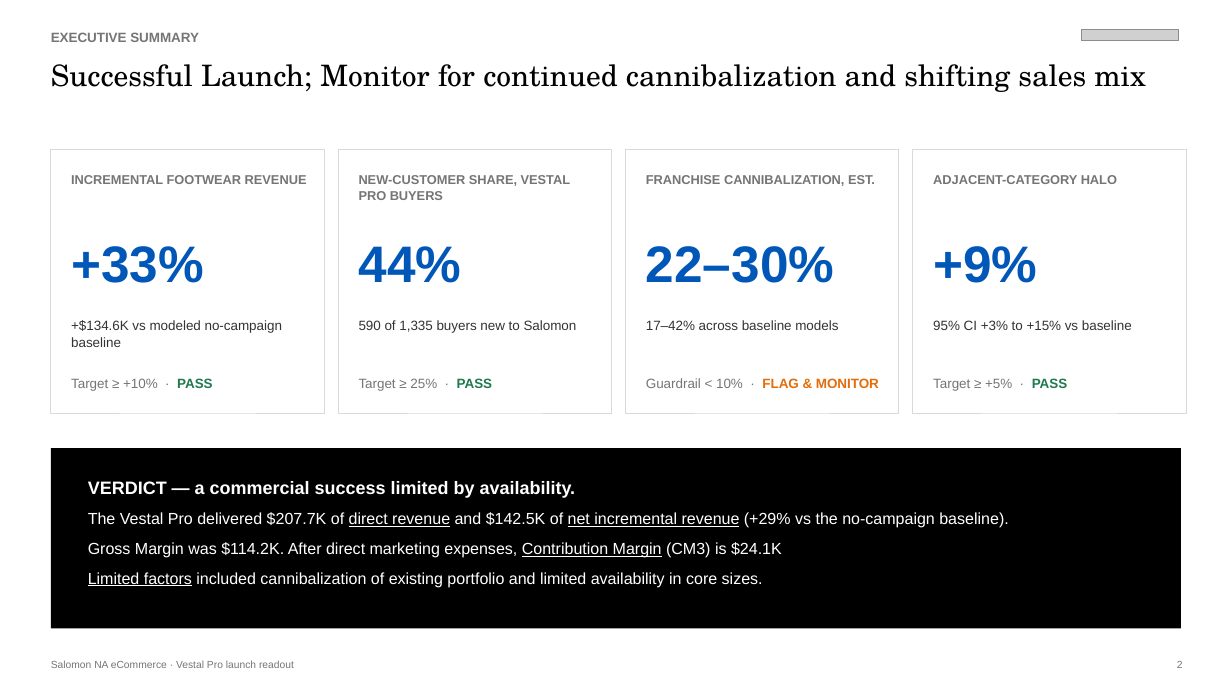
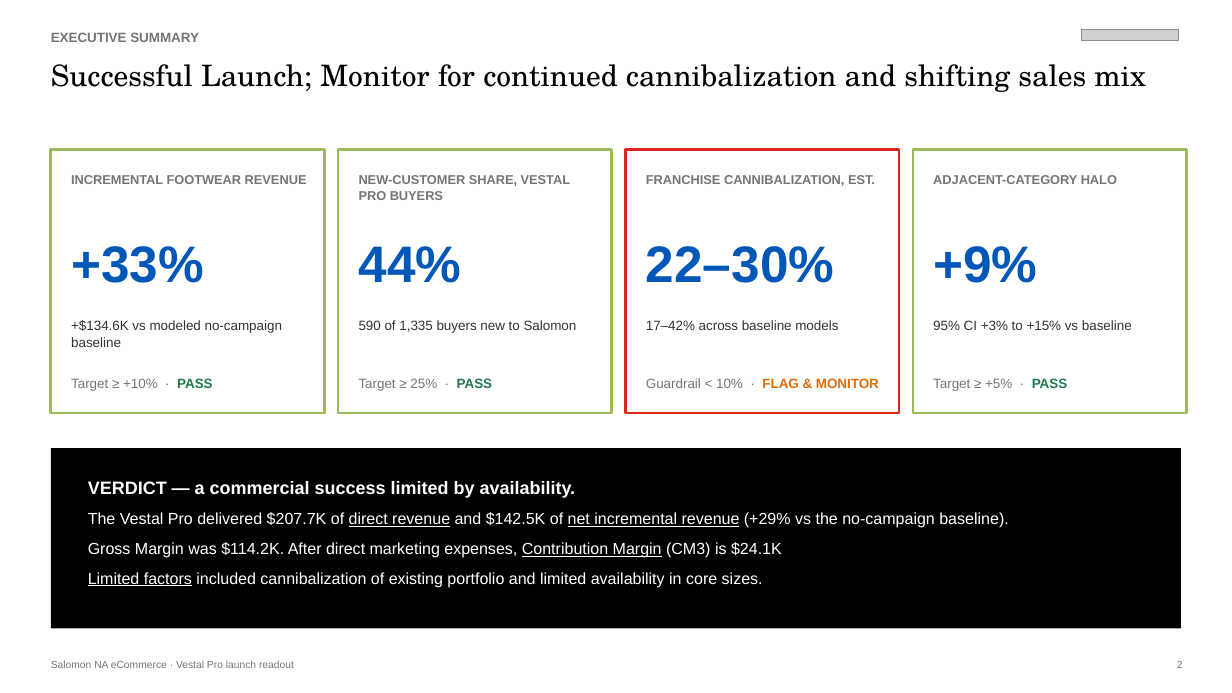
Before and after one commit to andersone17/salomon_case, a slide deck: slide 3 of deliverables/VestalPro_Campaign_Readout.pptx. Drawn at 1232x693 pixels with LibreOffice and Linux fonts; fonts in the diff are those of the drawing; grey boxes stand for pictures. Boxes give left, top, right and bottom in pixels: in the first picture for what was removed or moved away, otherwise in the second. Text is boxed around its words. In the diff, an @@ line names an element or a change of style, - is before the commit and + after.

```diff
--- a/deliverables/VestalPro_Campaign_Readout.pptx
+++ b/deliverables/VestalPro_Campaign_Readout.pptx
@@ rectangle at (626,150,899,413): fill none to #FFFFFF; outline #D9D9D9 0.75 pt to #DA291C 2 pt @@
@@ fill none to #FFFFFF; outline #D9D9D9 0.75 pt to #9BBB59 2 pt in 3 elements at (51,150,324,413), (338,150,612,413), (913,150,1187,413) @@
```
Also in this commit, not shown: 5 other slides changed, 8 other files.
